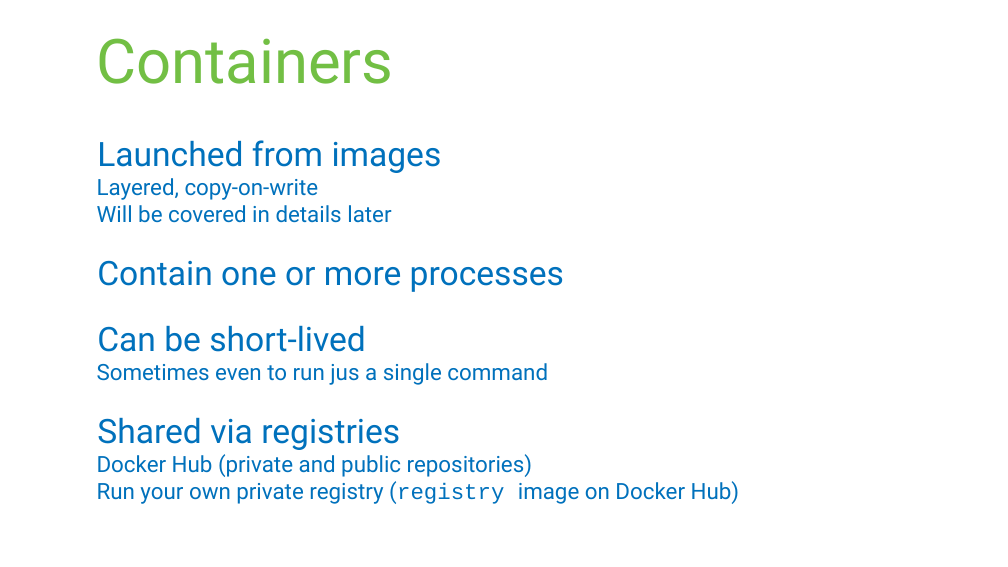
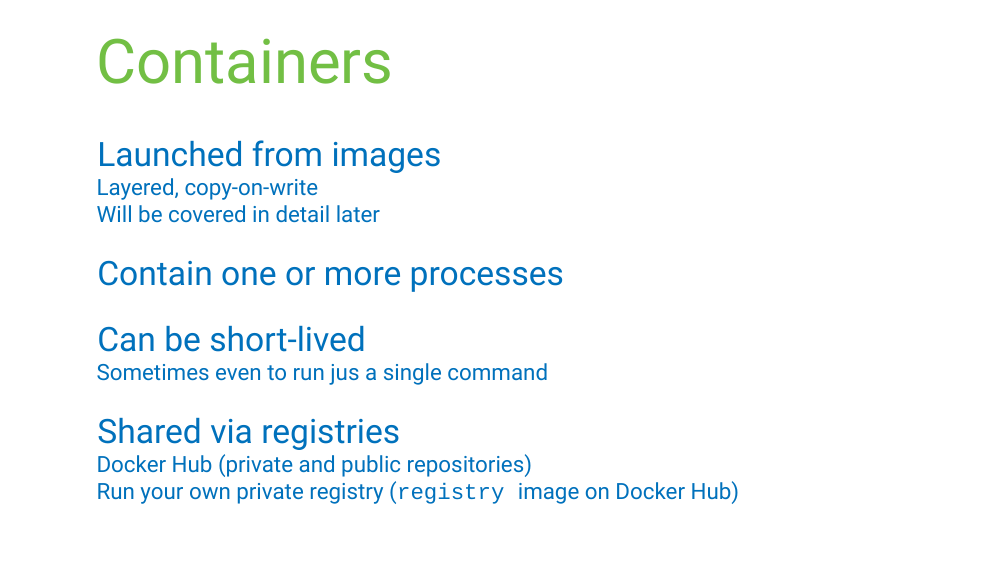
Before and after one commit to rstropek/DockerVS2015Intro, a slide deck: slide 19 of slides/Docker-Workshop.pptx (slide 18 before the commit). Drawn at 1008x567 pixels with LibreOffice and Linux fonts; fonts in the diff are those of the drawing. Boxes give left, top, right and bottom in pixels: in the first picture for what was removed or moved away, otherwise in the second. Text is boxed around its words. In the diff, an @@ line names an element or a change of style, - is before the commit and + after.

```diff
--- a/slides/Docker-Workshop.pptx
+++ b/slides/Docker-Workshop.pptx
@@ text at bbox=[97, 205, 380, 223]: text changed @@
-  Will be covered in details later
+  Will be covered in detail later
```
Also in this commit, not shown: 6 other slides changed, 2 slides added.
